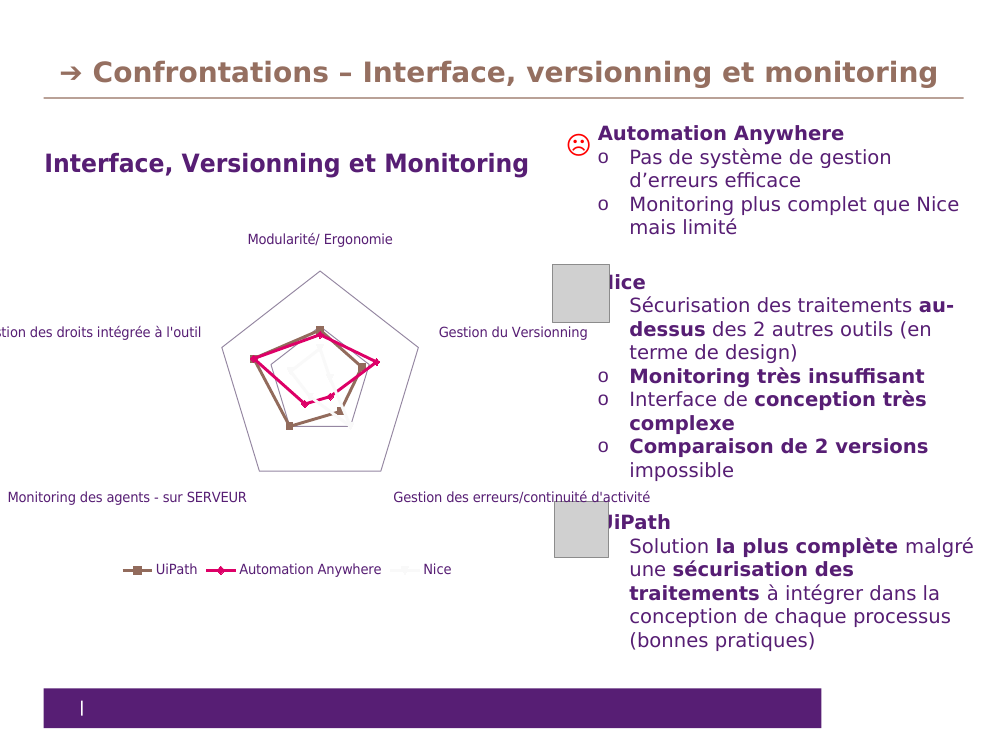
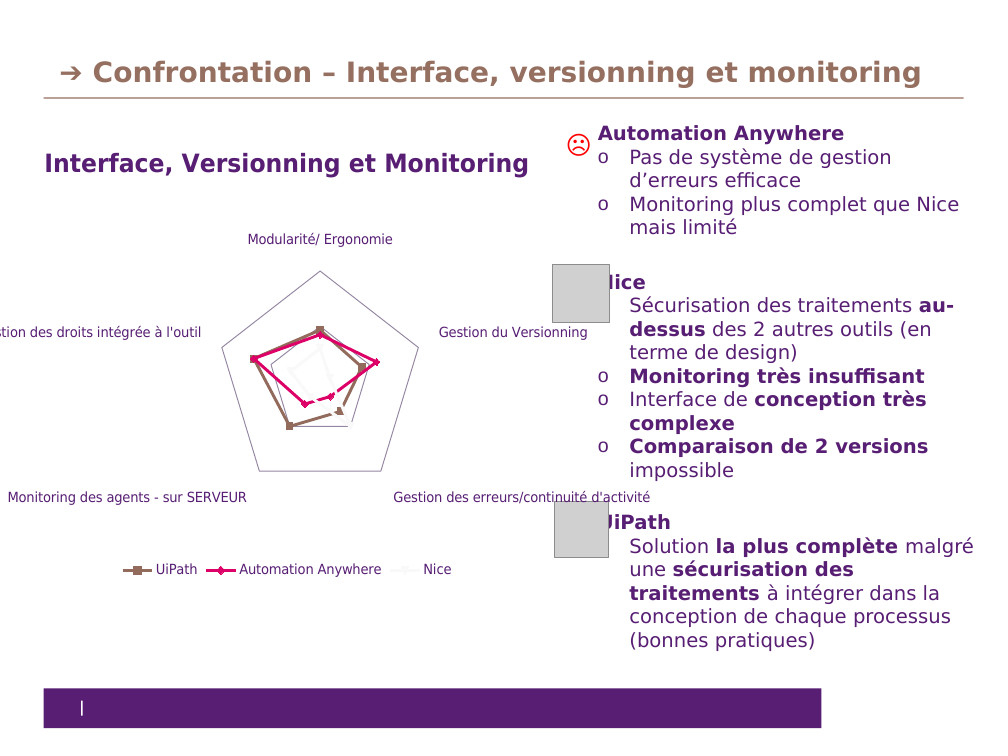
Before and after one commit to Lorennzo/Projet, a slide deck: slide 14 of conclusion des Poc RPA V64.pptx (slide 13 before the commit). Drawn at 1008x756 pixels with LibreOffice and Linux fonts; fonts in the diff are those of the drawing; grey boxes stand for pictures. Boxes give left, top, right and bottom in pixels: in the first picture for what was removed or moved away, otherwise in the second. Text is boxed around its words. In the diff, an @@ line names an element or a change of style, - is before the commit and + after.

```diff
--- a/conclusion des Poc RPA V64.pptx
+++ b/conclusion des Poc RPA V64.pptx
@@ title at box(93, 60, 922, 88): text changed @@
-➔ Confrontations – Interface, versionning et monitoring
+➔ Confrontation – Interface, versionning et monitoring
```
Also in this commit, not shown: 6 other slides changed, 2 slides added.
